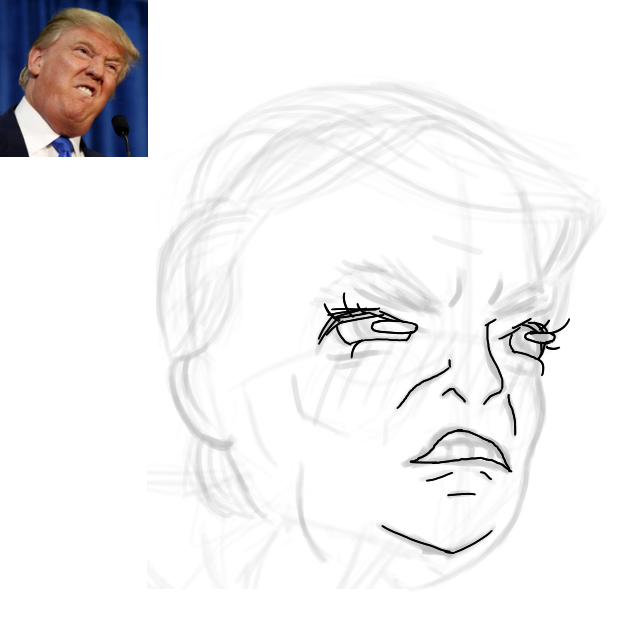
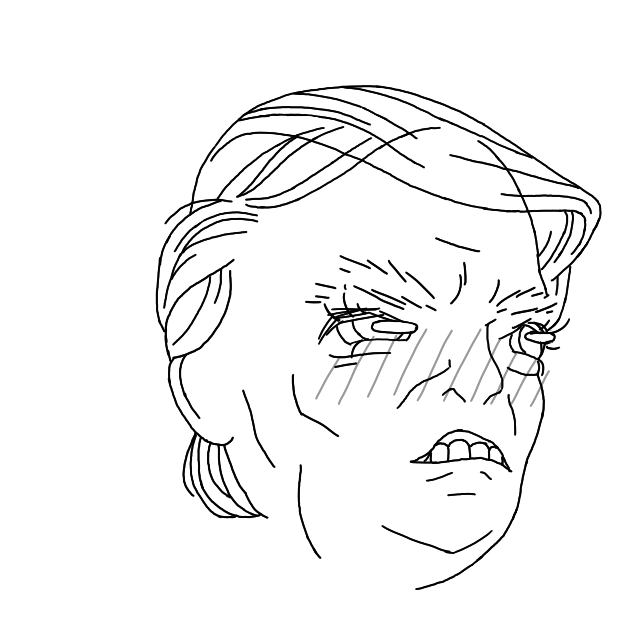
Two versions of the same layered image (640 x 640). Layer-by-layer changes:
hid "Layer 7(pasted)" over (0, 0, 195, 160)
added layer "blush" (40%) above "lines" over (256, 320, 566, 448)
painted on "lines" over (128, 64, 607, 592)
hid "Layer 4" over (0, 0, 607, 592)
hid "Layer 4(pasted)" over (147, 64, 595, 592)
added layer "fill" above "Layer 1" over (0, 0, 607, 592)
hid "Layer 1", painted on it over (0, 0, 607, 592)
